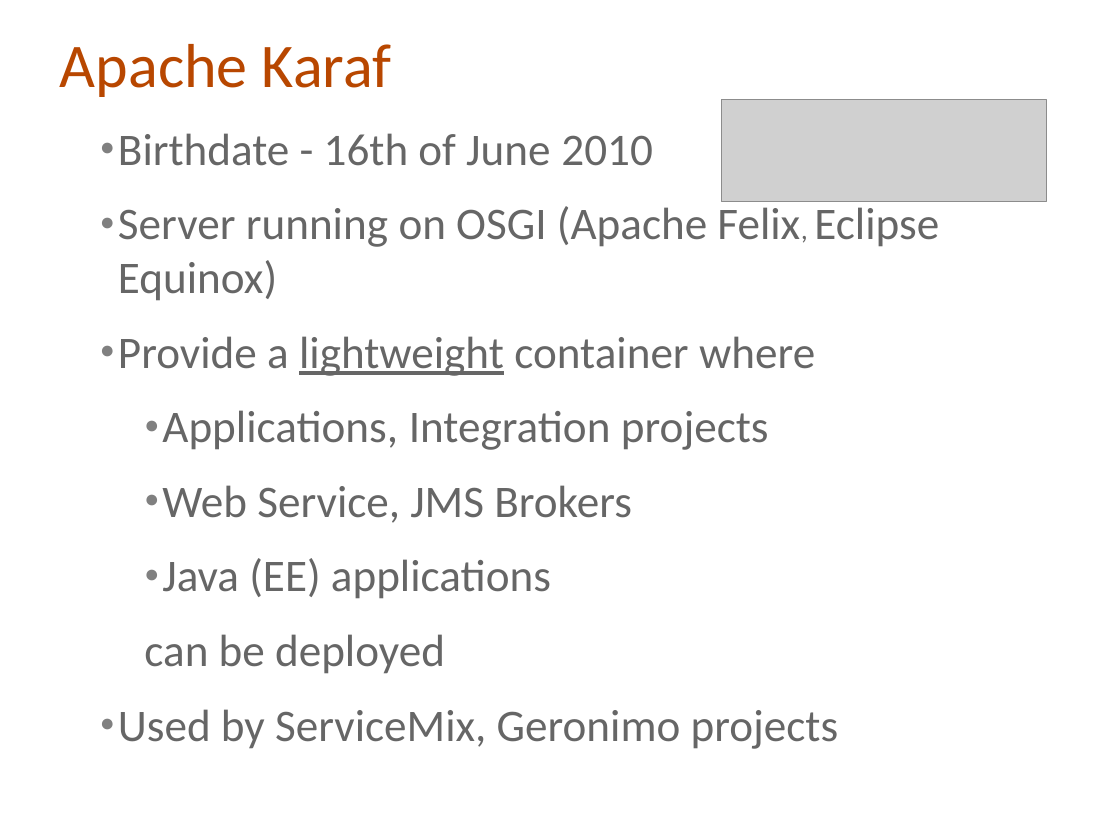
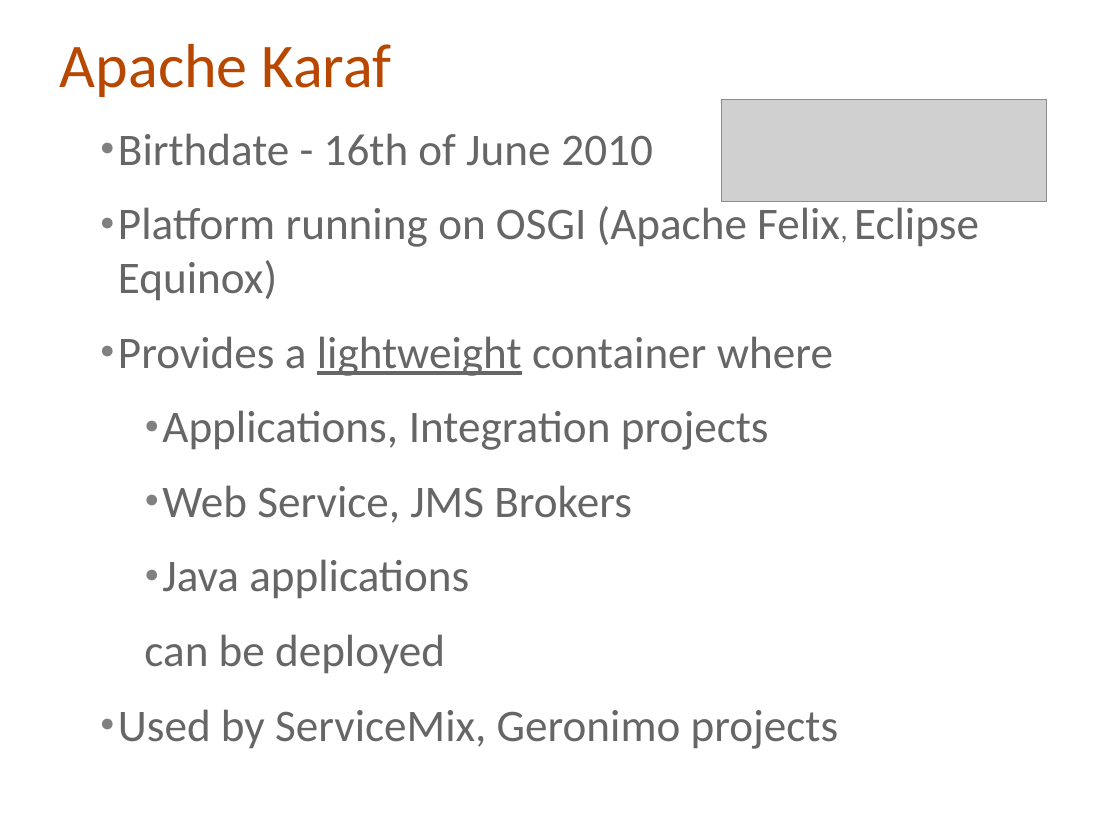
Before and after one commit to cmoulliard/apachecon-2012, a slide deck: slide 14 of karaf-ee-apachecon_eu_2012.odp (slide 15 before the commit). Drawn at 1120x840 pixels with LibreOffice and Linux fonts; fonts in the diff are those of the drawing; grey boxes stand for pictures; background and template pictures are left out. Boxes give left, top, right and bottom in pixels: in the first picture for what was removed or moved away, otherwise in the second. Text is boxed around its words. In the diff, an @@ line names an element or a change of style, - is before the commit and + after.

```diff
--- a/karaf-ee-apachecon_eu_2012.odp
+++ b/karaf-ee-apachecon_eu_2012.odp
@@ text at (118,206,979,376): text changed @@
-● Server running on OSGI (Apache Felix, Eclipse Equinox)
-● Provide a lightweight container where
+● Platform running on OSGI (Apache Felix, Eclipse Equinox)
+● Provides a lightweight container where
@@ text at (162,559,469,599): text changed @@
-● Java (EE) applications
+● Java applications
```
Also in this commit, not shown: 14 other slides changed, 4 slides added, 1 slide removed.
